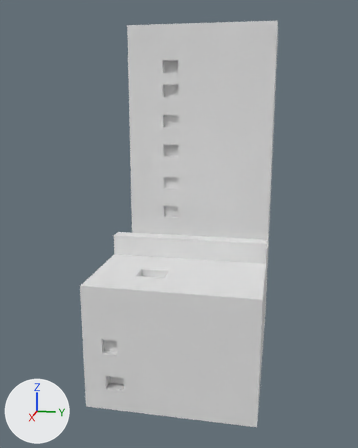
An edit to the OBJ model models/hlm1.obj, drawn before and after from the same camera.
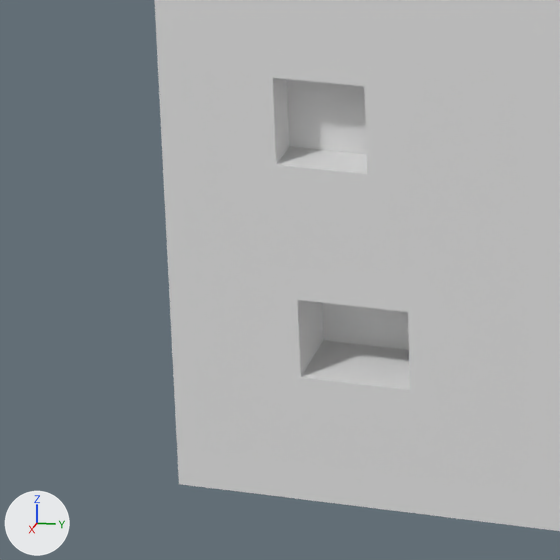
There are two pictures of each version: one whole from a 50 mm lens placed at (1820.0, 22.0, 800.0), pointed at (378.0, -267.0, 440.0), one close up on the part from 16% to 42% of the width and 73% to 94% of the height. The axes (+X, +Y, +Z) are drawn at lower left. The lights are the same throughout. Where no turn or scale is listed for an object, it has been applied to the vertices. Vertices at the same position are counted once.

In view in the first close-up: 'hlm1'.
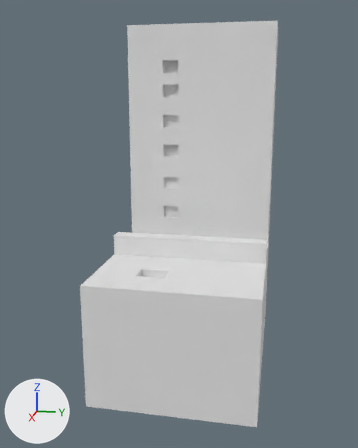
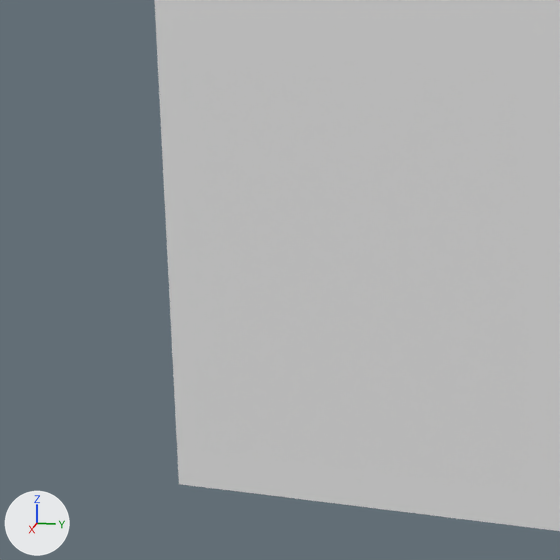
Where the change shows, as pixel boxes [x1, y1, x2, y2] in the close-ups (560 x 560 px):
part 1 of me_hlm1, cut back: [270, 75, 412, 389] in both

The change, as a list of edits to the scene's bpy script:
```text
Change me_hlm1:
    used by ob_hlm1; location = (0.0, 0.0, 0.0)
    remove me_hlm1.from_pydata(...)  # 92 vertices, 180 faces; spans x 0.0..702.0, y -459.0..0.0, z 0.0..1032.0
    add me_hlm1.from_pydata(...)  # 76 vertices, 148 faces; spans x 0.0..702.0, y -459.0..0.0, z 0.0..1032.0
    me_hlm1 part 1
    16 vertices are removed from x 672.0..702.0, y -407.0..-349.0, z 61.0..203.0
    34 faces are deleted
    2 new faces join them
```
